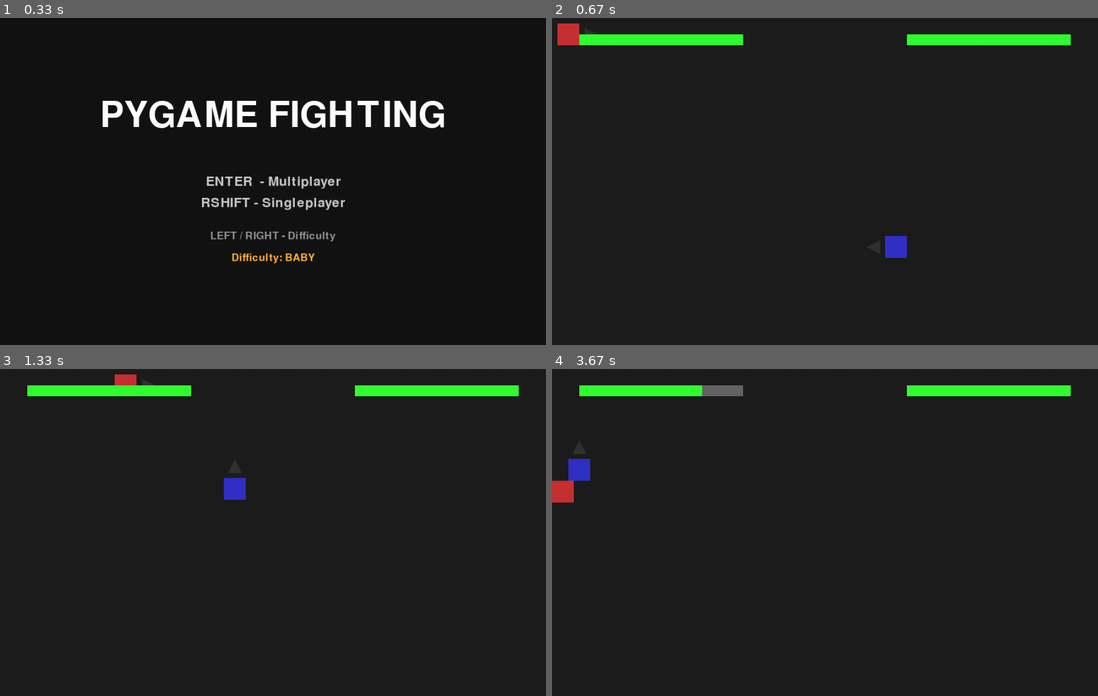
Above: before the commit, frames 1-4 (two rows, left to right).
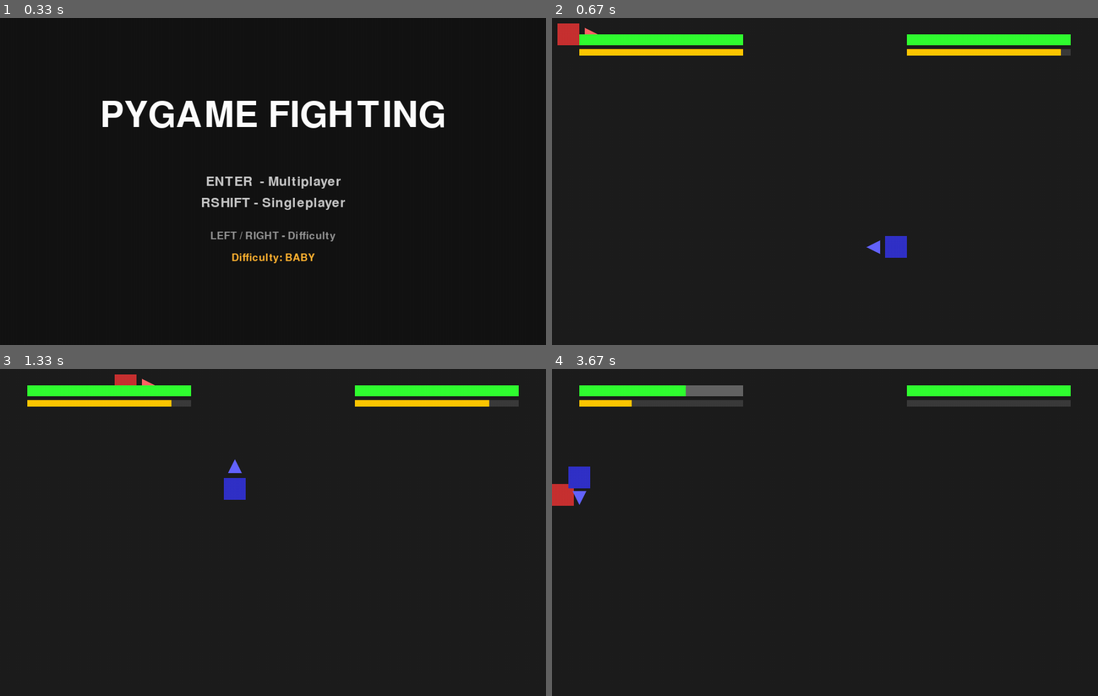
Above: after the commit, the same moments.

Repository: gaoyuanbin/PygameFighting
Game: pygame game, started from pythongame.py
Same seed, same stepped clock (60 frames per second), same inputs: the game is played once before the commit and once after it.
Inputs:
- Up to frame 1 (0.33 s): no input
- Up to frame 2 (0.67 s): tap Right Shift at 0.33 s
- Up to frame 3 (1.33 s): tap E at 0.67 s; hold D from 1 s (still down)
- Up to frame 4 (3.67 s): release D at 1.47 s; hold W 1.5-1.8 s; tap E at 1.65, 3.05 s; hold D 1.83-2.3 s; hold A 2.33-2.87 s; hold S 2.9-3.2 s; hold A 3.23-3.63 s

Frame 1 is identical in both runs. In frame 2, 1.3% of the frame differs, in the area x 5-95%, y 2-73%; in frame 3, 1.3%; in frame 4, 1.6%, in the area x 0-95%, y 5-42%.

Commit message:
added energy and consumption, also added attack width and height.

Diff:
--- a/pythongame.py
+++ b/pythongame.py
@@ -1,4 +1,8 @@
 import random
+
+MAX_ENERGY = 100.0
+ENERGY_MOVE_COST = 0.5   # drained per frame a movement key is held
+ENERGY_REGEN_RATE = 0.2  # restored per frame (~12/sec at 60fps)
 
 class Player:
     def __init__(self, x, y, maxhp, attacks, size=40):
@@ -9,6 +13,9 @@
         self.maxhp = maxhp
         self.hp = maxhp
 
+        self.maxenergy = MAX_ENERGY
+        self.energy = MAX_ENERGY
+
         self.attacks = attacks
 
         self.dir = (1, 0)
@@ -22,7 +29,10 @@
     def rect(self):
         return pygame.Rect(self.x, self.y, self.size, self.size)
 
-    def move(self, dx, dy, speed, width, height):
+    def move(self, dx, dy, speed, width, height, no_cost=False):
+        if not no_cost and self.energy <= 0:
+            return
+
         self.x += dx * speed
         self.y += dy * speed
         self.dir = (dx, dy)
@@ -30,12 +40,17 @@
         self.x = max(0, min(self.x, width - self.size))
         self.y = max(0, min(self.y, height - self.size))
 
+        if not no_cost:
+            self.energy = max(0, self.energy - ENERGY_MOVE_COST)
+
     def start_attack(self, name):
-        if self.cooldown == 0:
+        cost = self.attacks[name].get("energy", 0)
+        if self.cooldown == 0 and self.energy >= cost:
             self.attack = name
             self.anim = self.attacks[name]["frames"]
             self.cooldown = self.attacks[name]["cooldown"]
             self.hit = False
+            self.energy = max(0, self.energy - cost)
 
     def update_attack_timers(self):
         if self.cooldown > 0:
@@ -50,7 +65,10 @@
         if self.attack == "dash" and self.anim > 0:
             dx, dy = self.dir
             speed = self.attacks["dash"]["speed"]
-            self.move(dx, dy, speed, width, height)
+            self.move(dx, dy, speed, width, height, no_cost=True)
+
+    def update_energy(self):
+        self.energy = min(self.maxenergy, self.energy + ENERGY_REGEN_RATE)
 
     def get_hitbox(self):
         if not self.attack:
@@ -59,15 +77,44 @@
         atk = self.attacks[self.attack]
         dx, dy = self.dir
 
+        w = atk["width"]
+        h = atk["height"]
+
+        # RIGHT
         if dx == 1:
-            return pygame.Rect(self.x + self.size, self.y, atk["size"], self.size)
+            return pygame.Rect(
+                self.x + self.size,
+                self.y + self.size // 2 - h // 2,
+                w,
+                h
+            )
+
+        # LEFT
         if dx == -1:
-            return pygame.Rect(self.x - atk["size"], self.y, atk["size"], self.size)
+            return pygame.Rect(
+                self.x - w,
+                self.y + self.size // 2 - h // 2,
+                w,
+                h
+            )
+
+        # DOWN
         if dy == 1:
-            return pygame.Rect(self.x, self.y + self.size, self.size, atk["size"])
+            return pygame.Rect(
+                self.x + self.size // 2 - h // 2,
+                self.y + self.size,
+                h,
+                w
+            )
+
+        # UP
         if dy == -1:
-            return pygame.Rect(self.x, self.y - atk["size"], self.size, atk["size"])
-
+            return pygame.Rect(
+                self.x + self.size // 2 - h // 2,
+                self.y - w,
+                h,
+                w
+            )
 def draw_arrow(screen, rect, direction, color):
     dx, dy = direction
     size = 12
@@ -234,22 +281,28 @@
 ATTACKS = {
     "normal": {
         "dmg": 10,
-        "size": 50,
+        "width": 50,
+        "height": 50,
         "frames": 10,
         "cooldown": 30,
+        "energy": 10,
     },
     "super": {
         "dmg": 25,
-        "size": 1000,
+        "width": 500,
+        "height": 80,
         "frames": 20,
         "cooldown": 60,
+        "energy": 25,
     },
     "dash": {
         "dmg": 15,
-        "size": 50,
+        "width": 50,
+        "height": 50,
         "frames": 20,
         "cooldown": 30,
         "speed": 45,
+        "energy": 15,
     },
 }
 
@@ -277,40 +330,53 @@
         "maxhp": 140,
         "speed": 7,
         "attacks": {
-            "normal": {"dmg": 14, "size": 45, "frames": 10, "cooldown": 30},
-            "super":  {"dmg": 30, "size": 140, "frames": 20, "cooldown": 70},
-            "dash":   {"dmg": 10, "size": 40, "frames": 16, "cooldown": 35, "speed": 40},
+            "normal": {"dmg": 20, "width": 50, "height": 50, "frames": 10, "cooldown": 30, "energy": 10},
+            "super":  {"dmg": 40, "width": 140, "height": 80, "frames": 20, "cooldown": 90, "energy": 25},
+            "dash":   {"dmg": 15, "width": 40, "height": 40, "frames": 16, "cooldown": 35, "speed": 30, "energy": 15},
         },
-        "colors": {"normal": (200, 200, 200), "super": (160, 160, 160), "dash": (220, 220, 220)},
+        "colors": {
+            "normal": (200, 200, 200),
+            "super": (160, 160, 160),
+            "dash": (220, 220, 220)
+        },
         "body": (120, 120, 120),
     },
+
     {
         "id": "paper",
         "name": "PAPER",
         "maxhp": 100,
         "speed": 10,
         "attacks": {
-            "normal": {"dmg": 9, "size": 90, "frames": 10, "cooldown": 26},
-            "super":  {"dmg": 22, "size": 300, "frames": 18, "cooldown": 60},
-            "dash":   {"dmg": 12, "size": 60, "frames": 18, "cooldown": 28, "speed": 45},
+            "normal": {"dmg": 10, "width": 90, "height": 45, "frames": 10, "cooldown": 25, "energy": 10},
+            "super":  {"dmg": 22, "width": 300, "height": 100, "frames": 18, "cooldown": 65, "energy": 25},
+            "dash":   {"dmg": 12, "width": 70, "height": 50, "frames": 18, "cooldown": 28, "speed": 40, "energy": 15},
         },
-        "colors": {"normal": (255, 235, 180), "super": (255, 210, 120), "dash": (255, 240, 210)},
+        "colors": {
+            "normal": (255, 235, 180),
+            "super": (255, 210, 120),
+            "dash": (255, 240, 210)
+        },
         "body": (220, 200, 150),
     },
+
     {
         "id": "scissors",
         "name": "SCISSORS",
         "maxhp": 80,
         "speed": 13,
         "attacks": {
-            "normal": {"dmg": 8, "size": 55, "frames": 8, "cooldown": 18},
-            "super":  {"dmg": 18, "size": 120, "frames": 16, "cooldown": 50},
-            "dash":   {"dmg": 14, "size": 50, "frames": 18, "cooldown": 20, "speed": 55},
+            "normal": {"dmg": 10, "width": 20, "height": 65, "frames": 8, "cooldown": 18, "energy": 10},
+            "super":  {"dmg": 35, "width": 500, "height": 50, "frames": 16, "cooldown": 45, "energy": 25},
+            "dash":   {"dmg": 10, "width": 40, "height": 40, "frames": 18, "cooldown": 20, "speed": 60, "energy": 15},
         },
-        "colors": {"normal": (255, 140, 140), "super": (255, 90, 90), "dash": (255, 180, 180)},
+        "colors": {
+            "normal": (255, 140, 140),
+            "super": (255, 90, 90),
+            "dash": (255, 180, 180)
+        },
         "body": (200, 70, 70),
     },
-
 ]
 import pygame
 import sys
@@ -332,7 +398,8 @@
 running = True
 winner_text = ""
 player_size = 40
-maxhp = 100
+maxhp1 = 100
+maxhp2 = 100
 speed = 10
 
 
@@ -389,8 +456,8 @@
         DIFFICULTY = selected_difficulty
 
         # singleplayer uses your defaults
-        p1 = Player(10, 10, maxhp, ATTACKS)
-        p2 = Player(800, 400, maxhp, ATTACKS)
+        p1 = Player(10, 10, maxhp1, ATTACKS)
+        p2 = Player(800, 400, maxhp2, ATTACKS)
 
         p1_speed = speed
         p2_speed = speed
@@ -409,14 +476,14 @@
         p1 = Player(10, 10, c1["maxhp"], c1["attacks"])
         p2 = Player(800, 400, c2["maxhp"], c2["attacks"])
 
+        maxhp1 = c1["maxhp"]
+        maxhp2 = c2["maxhp"]
         p1_speed = c1["speed"]
         p2_speed = c2["speed"]
         P1_ATTACK_COLORS = c1["colors"]
         P2_ATTACK_COLORS = c2["colors"]
         p1_body_color = c1["body"]
         p2_body_color = c2["body"]
-    p1 = Player(10, 10, maxhp, ATTACKS)
-    p2 = Player(800, 400, maxhp, ATTACKS)
 
 
 
@@ -530,9 +597,11 @@
             elif keys[pygame.K_SLASH]:
                 p2.start_attack("normal")
 
-# Update attack timers
+# Update attack timers and energy
         p1.update_attack_timers()
         p2.update_attack_timers()
+        p1.update_energy()
+        p2.update_energy()
 
         # Dash movement
         p1.dash_move(WIDTH, HEIGHT)
@@ -564,8 +633,8 @@
 
         pygame.draw.rect(screen, p1_body_color, p1_rect)
         pygame.draw.rect(screen, p2_body_color, p2_rect)
-        draw_arrow(screen, p1.rect, p1.dir, (50, 50, 50))
-        draw_arrow(screen, p2.rect, p2.dir, (50, 50, 50))
+        draw_arrow(screen, p1.rect, p1.dir, (255, 100, 100))
+        draw_arrow(screen, p2.rect, p2.dir, (100, 100, 255))
         hitbox1 = p1.get_hitbox()
         hitbox2 = p2.get_hitbox()
 
@@ -586,7 +655,6 @@
         p2hp = max(0, p2.hp)
         if win:
             overlay = pygame.Surface((WIDTH, HEIGHT))
-            overlay.set_alpha(160)
             overlay.fill((0, 0, 0))
             screen.blit(overlay, (0, 0))
 
@@ -596,21 +664,38 @@
 
         BAR_WIDTH = 300
         BAR_HEIGHT = 20
+        ENERGY_BAR_HEIGHT = 12
 
         # Player 1 HP bar
         pygame.draw.rect(screen, (100, 100, 100), (50, 30, BAR_WIDTH, BAR_HEIGHT))
         pygame.draw.rect(
             screen,
             (50, 255, 50),
-            (50, 30, BAR_WIDTH * (p1hp / maxhp), BAR_HEIGHT)
+            (50, 30, BAR_WIDTH * (p1hp / maxhp1), BAR_HEIGHT)
         )
 
+        # Player 1 energy bar
+        pygame.draw.rect(screen, (60, 60, 60), (50, 57, BAR_WIDTH, ENERGY_BAR_HEIGHT))
+        pygame.draw.rect(
+            screen,
+            (255, 200, 0),
+            (50, 57, BAR_WIDTH * (p1.energy / p1.maxenergy), ENERGY_BAR_HEIGHT)
+        )
+
         # Player 2 HP bar
-        pygame.draw.rect(screen, (100, 100,  100), (WIDTH - 350, 30, BAR_WIDTH, BAR_HEIGHT))
+        pygame.draw.rect(screen, (100, 100, 100), (WIDTH - 350, 30, BAR_WIDTH, BAR_HEIGHT))
         pygame.draw.rect(
             screen,
             (50, 255, 50),
-            (WIDTH - 350, 30, BAR_WIDTH * (p2hp / maxhp), BAR_HEIGHT)
+            (WIDTH - 350, 30, BAR_WIDTH * (p2hp / maxhp2), BAR_HEIGHT)
+        )
+
+        # Player 2 energy bar
+        pygame.draw.rect(screen, (60, 60, 60), (WIDTH - 350, 57, BAR_WIDTH, ENERGY_BAR_HEIGHT))
+        pygame.draw.rect(
+            screen,
+            (255, 200, 0),
+            (WIDTH - 350, 57, BAR_WIDTH * (p2.energy / p2.maxenergy), ENERGY_BAR_HEIGHT)
         )
         if not win:
             if p1hp <= 0:
